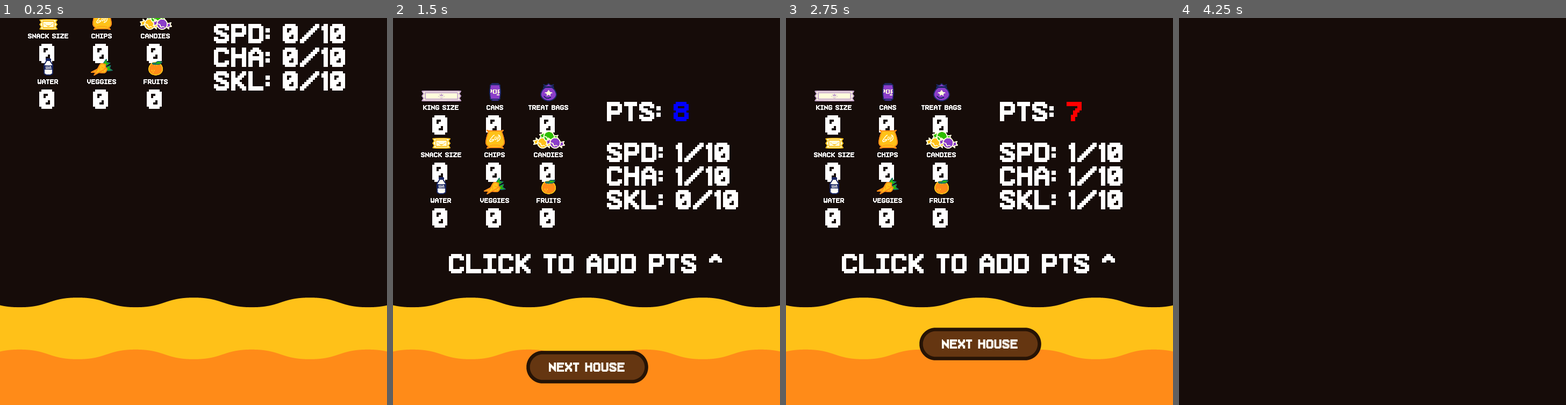
Above: before the commit, frames 1-4 (left to right).
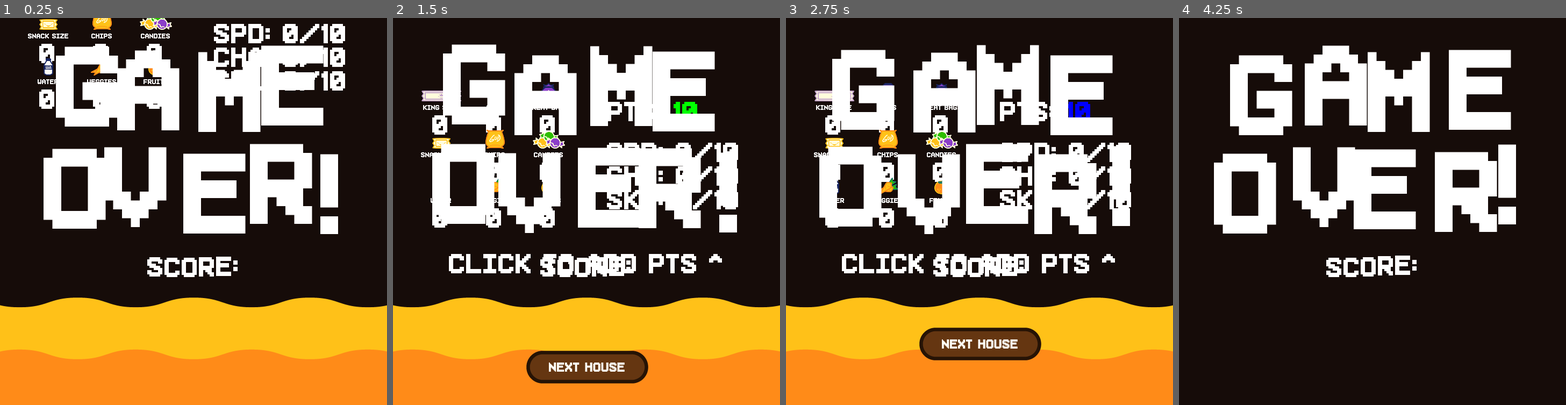
Above: after the commit, the same moments.

Repository: Aiwii/hackoween
Game: Godot game, scene res://Main.tscn
The game is run twice, just before and just after one commit, with the same random seed, the same clock (stepped at 60 frames per second) and the same inputs.
Inputs (mouse positions are in pixels of both pictures, inside the frame that each line leads up to):
- Up to frame 1 (0.25 s): no input
- Up to frame 2 (1.5 s): click (683, 99) at 0.5 s; click (683, 176) at 1.25 s
- Up to frame 3 (2.75 s): click (1076, 199) at 2 s
- Up to frame 4 (4.25 s): click (1372, 343) at 2.75 s; click (1372, 354) at 3.5 s

The runs differ from the first frame. In frame 1, 19% of the frame differs, in the area x 11-88%, y 7-67%; in frame 2, 18%; in frame 3, 19%; in frame 4, 20%, in the area x 9-88%, y 7-67%.

Commit message:
game over screen

Diff:
--- a/gamefiles/Main.gd
+++ b/gamefiles/Main.gd
@@ -1,6 +1,6 @@
 extends Node
 
-enum states {HOUSE, MINIGAME, OVERVIEW, TIMER}
+enum states {HOUSE, MINIGAME, OVERVIEW, TIMER, END}
 var curstate
 
 var overviewON = false
--- a/gamefiles/Main.tscn
+++ b/gamefiles/Main.tscn
@@ -117,6 +117,16 @@
 [sub_resource type="RectangleShape2D" id=16]
 extents = Vector2( 360, 10 )
 
+[sub_resource type="DynamicFont" id=17]
+size = 264
+extra_spacing_top = 10
+extra_spacing_bottom = -90
+font_data = ExtResource( 16 )
+
+[sub_resource type="DynamicFont" id=18]
+size = 64
+font_data = ExtResource( 16 )
+
 [node name="Main" type="Node"]
 script = ExtResource( 3 )
 
@@ -1135,6 +1145,28 @@
 [node name="CollisionShape2D" type="CollisionShape2D" parent="Minigame/killm"]
 shape = SubResource( 16 )
 
+[node name="GameOver" type="Node2D" parent="."]
+
+[node name="RichTextLabel" type="RichTextLabel" parent="GameOver"]
+margin_right = 720.0
+margin_bottom = 440.0
+custom_fonts/normal_font = SubResource( 17 )
+bbcode_enabled = true
+bbcode_text = "[center][tornado]GAME
+OVER!"
+text = "GAME
+OVER!"
+
+[node name="RichTextLabel2" type="RichTextLabel" parent="GameOver"]
+margin_top = 432.0
+margin_right = 720.0
+margin_bottom = 496.0
+custom_fonts/normal_font = SubResource( 18 )
+bbcode_enabled = true
+bbcode_text = "[center][wave]score:"
+text = "score:"
+scroll_active = false
+
 [connection signal="chachange" from="PlayerStats" to="." method="_on_PlayerStats_chachange"]
 [connection signal="changefail" from="PlayerStats" to="." method="_on_PlayerStats_changefail"]
 [connection signal="sklchange" from="PlayerStats" to="." method="_on_PlayerStats_sklchange"]
Not shown: 1 places in gamefiles/Main.tscn that only renumber resources
